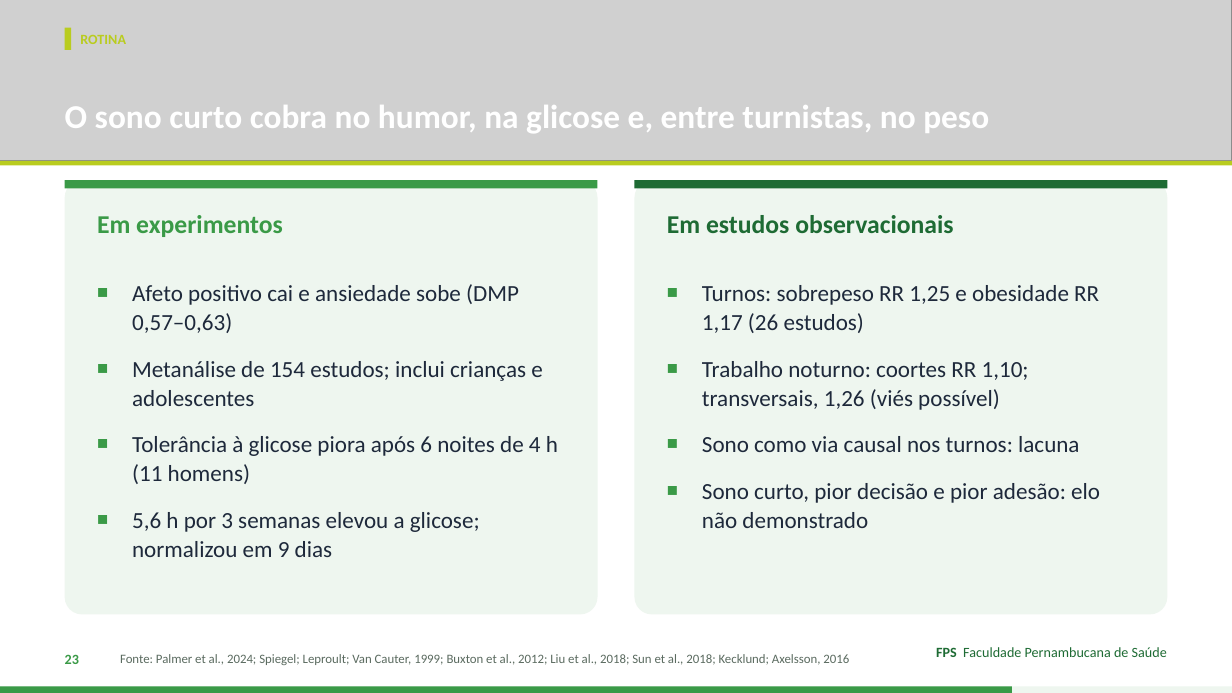
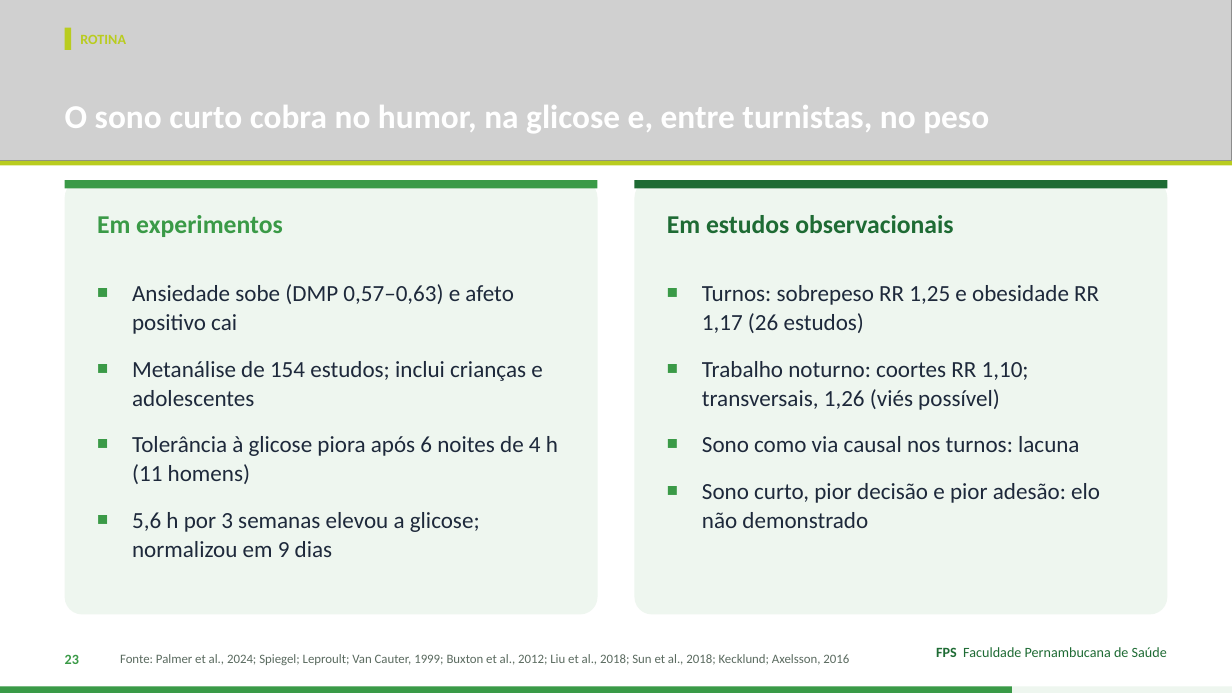
Before and after one commit to Institutomoraisandrade/CRM, a slide deck: slide 23 of trabalho-fps/trabalhos/2026-11-10-sono/apresentacao.pptx. Drawn at 1232x693 pixels with LibreOffice and Linux fonts; fonts in the diff are those of the drawing; grey boxes stand for pictures. Boxes give left, top, right and bottom in pixels: in the first picture for what was removed or moved away, otherwise in the second. Text is boxed around its words. In the diff, an @@ line names an element or a change of style, - is before the commit and + after.

```diff
--- a/trabalho-fps/trabalhos/2026-11-10-sono/apresentacao.pptx
+++ b/trabalho-fps/trabalhos/2026-11-10-sono/apresentacao.pptx
@@ text at (132,284,513,334): text changed @@
-■ Afeto positivo cai e ansiedade sobe (DMP 0,57–0,63)
+■ Ansiedade sobe (DMP 0,57–0,63) e afeto positivo cai
```
Also in this commit, not shown: 20 other slides changed, 7 other files.
